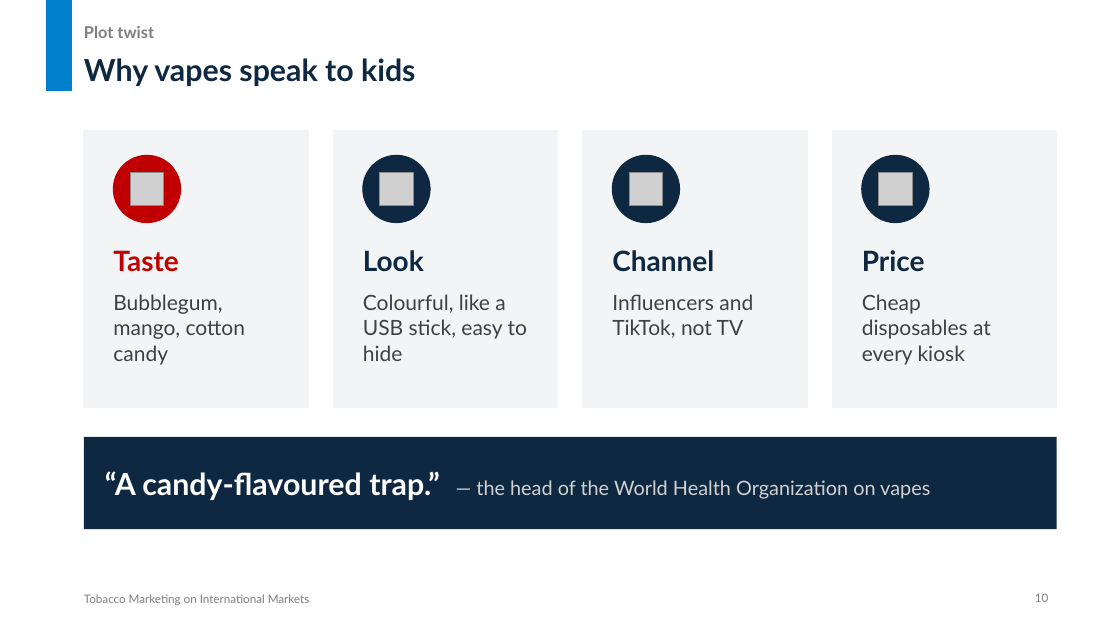
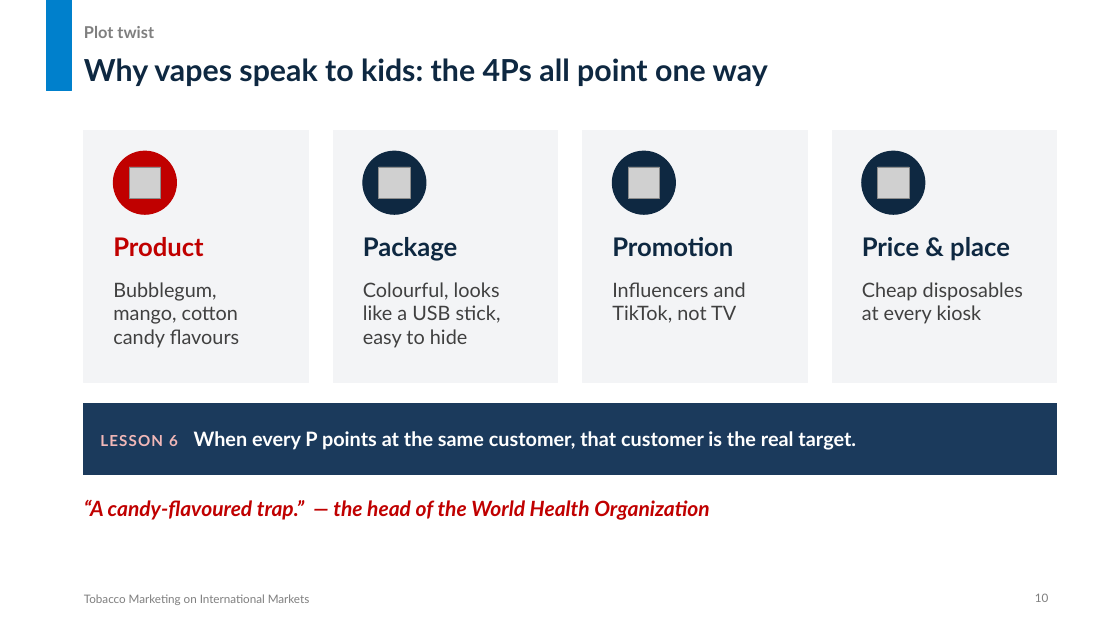
Before and after one commit to untitl333d/-frontend-slides, a slide deck: slide 10 of presentations/tobacco-marketing/Tobacco_Marketing_International_Markets.pptx. Drawn at 1120x630 pixels with LibreOffice and Linux fonts; fonts in the diff are those of the drawing; grey boxes stand for pictures. Boxes give left, top, right and bottom in pixels: in the first picture for what was removed or moved away, otherwise in the second. Text is boxed around its words. In the diff, an @@ line names an element or a change of style, - is before the commit and + after.

```diff
--- a/presentations/tobacco-marketing/Tobacco_Marketing_International_Markets.pptx
+++ b/presentations/tobacco-marketing/Tobacco_Marketing_International_Markets.pptx
@@ title at (84,58,768,86): text changed @@
-Why vapes speak to kids
+Why vapes speak to kids: the 4Ps all point one way
@@ rectangle: place and size @@
-rectangle at (84,130,308,408)
+rectangle at (84,130,308,382)
@@ rectangle: place and size @@
-rectangle at (334,130,558,408)
+rectangle at (334,130,558,382)
@@ rectangle: place and size @@
-rectangle at (583,130,807,408)
+rectangle at (583,130,807,382)
@@ rectangle: place and size @@
-rectangle at (833,130,1057,408)
+rectangle at (833,130,1057,382)
@@ ellipse: place and size @@
-ellipse at (113,155,181,223)
+ellipse at (113,151,176,214)
@@ ellipse: place and size @@
-ellipse at (363,155,430,223)
+ellipse at (363,151,426,214)
@@ ellipse: place and size @@
-ellipse at (613,155,680,223)
+ellipse at (613,151,676,214)
@@ ellipse: place and size @@
-ellipse at (862,155,929,223)
+ellipse at (862,151,925,214)
@@ 4 pictures: place and size @@
-4 pictures at (130,172,912,206)
+4 pictures at (129,167,910,199)
@@ text at (113,237,203,257): text changed; size 24 to 22 pt @@
-Taste
+Product
@@ text at (363,237,457,261): text changed; size 24 to 22 pt @@
-Look
+Package
@@ text at (612,237,733,256): text changed; size 24 to 22 pt @@
-Channel
+Promotion
@@ text at (862,237,1010,261): text changed; size 24 to 22 pt @@
-Price
+Price & place
@@ text at (113,282,240,348): text changed; size 18 to 17 pt @@
-Bubblegum, mango, cotton candy
+Bubblegum, mango, cotton candy flavours
@@ text at (363,282,501,348): text changed; size 18 to 17 pt @@
-Colourful, like a USB stick, easy to hide
+Colourful, looks like a USB stick, easy to hide
@@ text "Influencers and TikTok, not TV": place and size @@
-text "Influencers and TikTok, not TV" at (612,294,753,338)
+text "Influencers and TikTok, not TV" at (612,282,746,323)
@@ text "Influencers and TikTok, not TV" at (612,282,746,323): size 18 to 17 pt @@
@@ text "Cheap disposables at every kiosk" at (862,282,1023,324): size 18 to 17 pt @@
@@ text "Cheap disposables at every kiosk": place and size @@
-text "Cheap disposables at every kiosk" at (862,294,991,365)
+text "Cheap disposables at every kiosk" at (862,282,1023,324)
@@ rectangle added at (84,403,1057,475), fill #1B3A5C, outline #1B3A5C 0.75 pt, 17 pt, text #FFFFFF, bold @@
+LESSON 6 When every P points at the same customer, that customer is the real target.
@@ text at (84,500,709,520): text changed; size 17 to 18 pt; text colour #D1D1D1 to #C00000; bold on; italic on @@
-“A candy-flavoured trap.” — the head of the World Health Organization on vapes
+“A candy-flavoured trap.” — the head of the World Health Organization
@@ text "“A candy-flavoured trap.” — the ...": place and size @@
-text "“A candy-flavoured trap.” — the ..." at (84,437,1057,529)
+text "“A candy-flavoured trap.” — the ..." at (84,500,709,520)
@@ text "“A candy-flavoured trap.” — the ..." at (84,500,709,520): vertical alignment middle to top; fill #0E2841 to none @@
```
Also in this commit, not shown: 10 other slides changed, 2 slides added, 2 other files.
